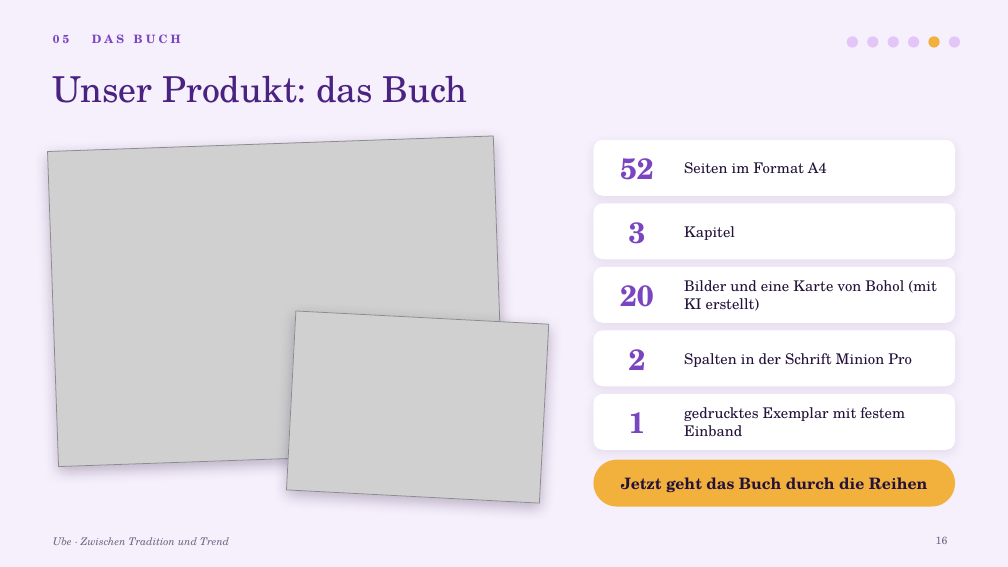
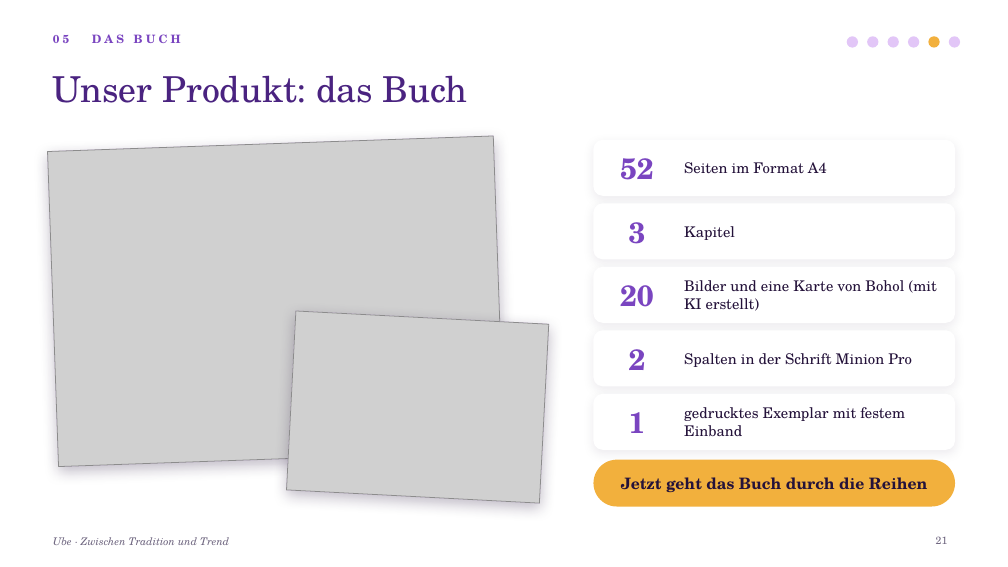
Before and after one commit to aezripeglow-collab/Ube-Sachbuch-Maturaarbeit, a slide deck: slide 21 of Ube Sachbuch Maturaarbeit/08 Präsentation/Ube_Maturapraesentation.pptx (slide 16 before the commit). Drawn at 1008x567 pixels with LibreOffice and Linux fonts; fonts in the diff are those of the drawing; grey boxes stand for pictures; background and template pictures are left out. Boxes give left, top, right and bottom in pixels: in the first picture for what was removed or moved away, otherwise in the second. Text is boxed around its words. In the diff, an @@ line names an element or a change of style, - is before the commit and + after.

```diff
--- a/Ube Sachbuch Maturaarbeit/08 Präsentation/Ube_Maturapraesentation.pptx
+++ b/Ube Sachbuch Maturaarbeit/08 Präsentation/Ube_Maturapraesentation.pptx
@@ background #F6EFFC to picture (left out) @@
@@ page number at [936,536,948,544]: text changed @@
-16
+21
```
Also in this commit, not shown: 16 other slides changed, 6 slides added, 4 other files.
